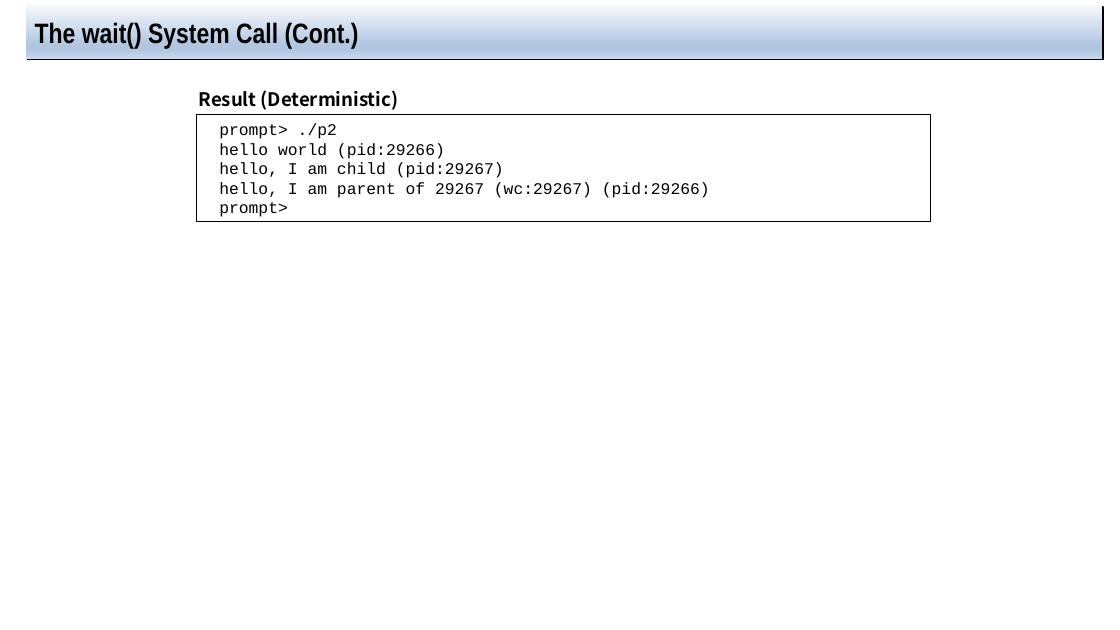
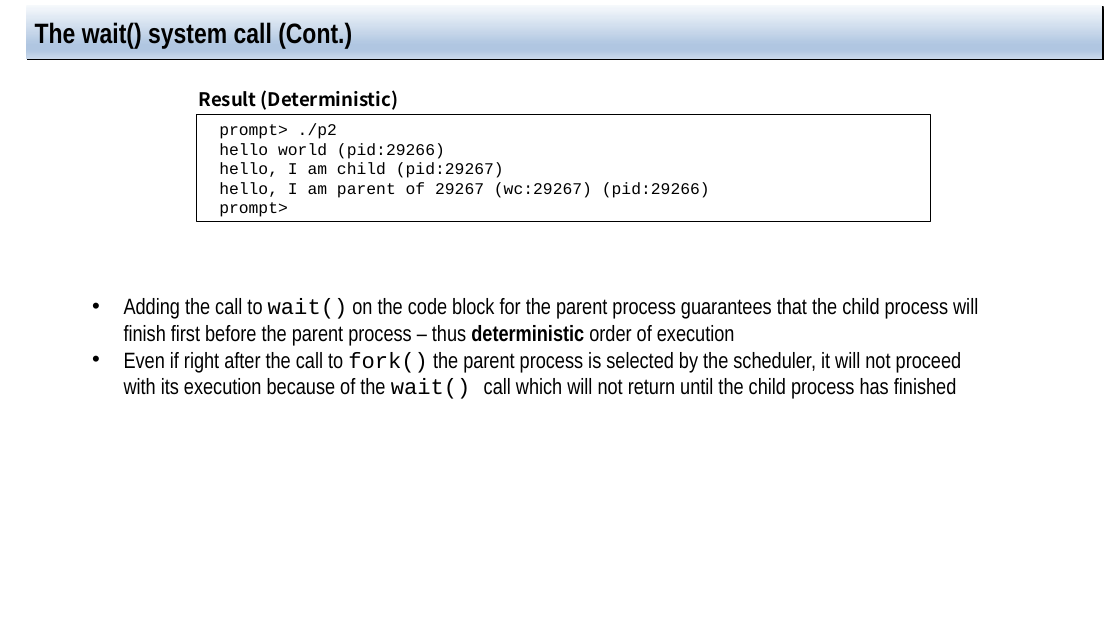
Before and after one commit to jachermocilla/extra-course-materials, a slide deck: slide 9 of cmsc125/ostep/slides/01.Virtualization/05.Interlude_process_api.pptx (slide 8 before the commit). Drawn at 1120x630 pixels with LibreOffice and Linux fonts; fonts in the diff are those of the drawing. Boxes give left, top, right and bottom in pixels: in the first picture for what was removed or moved away, otherwise in the second. Text is boxed around its words. In the diff, an @@ line names an element or a change of style, - is before the commit and + after.

```diff
--- a/cmsc125/ostep/slides/01.Virtualization/05.Interlude_process_api.pptx
+++ b/cmsc125/ostep/slides/01.Virtualization/05.Interlude_process_api.pptx
@@ title at [35,20,352,48]: text changed @@
-The wait() System Call (Cont.)
+The wait() system call (Cont.)
@@ text added at [124,298,978,399], 19 pt, text #000000 @@
+• Adding the call to wait() on the code block for the parent process guarantees that the child process will finish first before the parent process – thus deterministic order of execution
+• Even if right after the call to fork() the parent process is selected by the scheduler, it will not proceed with its execution because of the wait() call which will not return until the child process has finished
```
Also in this commit, not shown: 7 other slides changed, 5 slides added.
